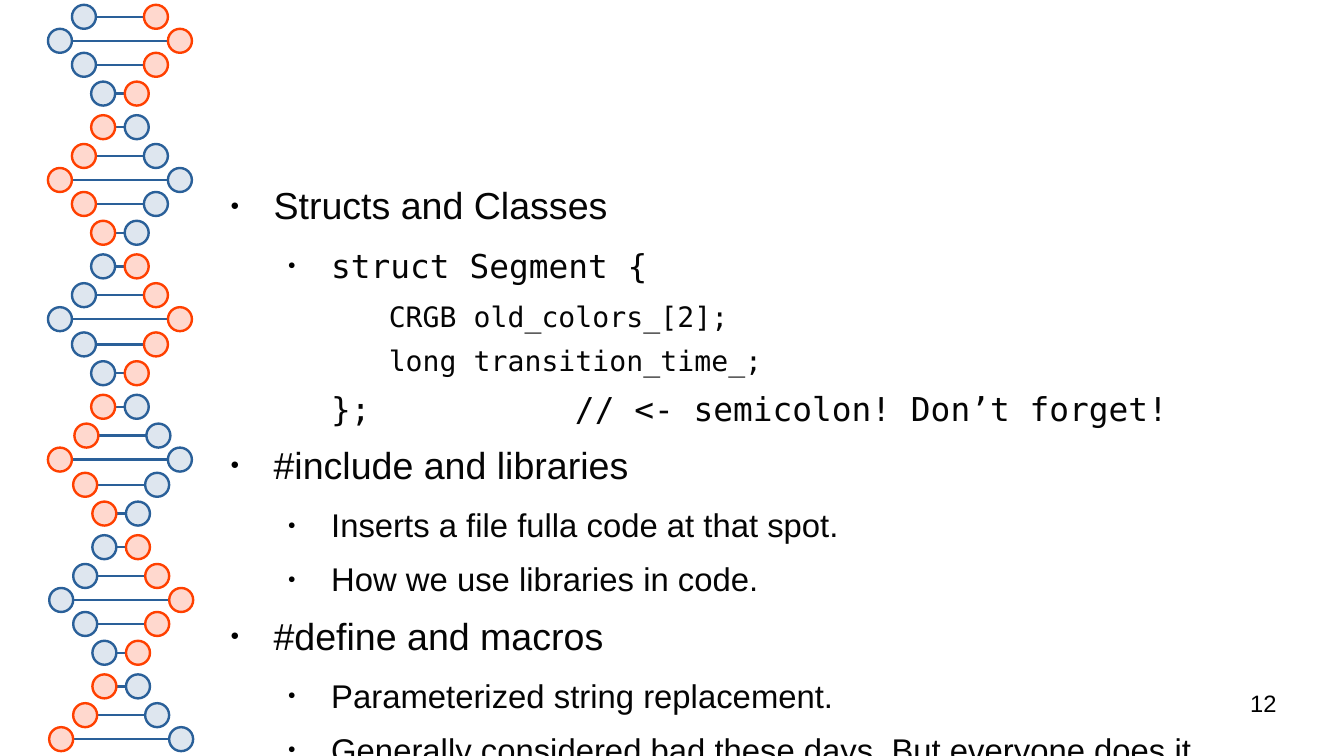
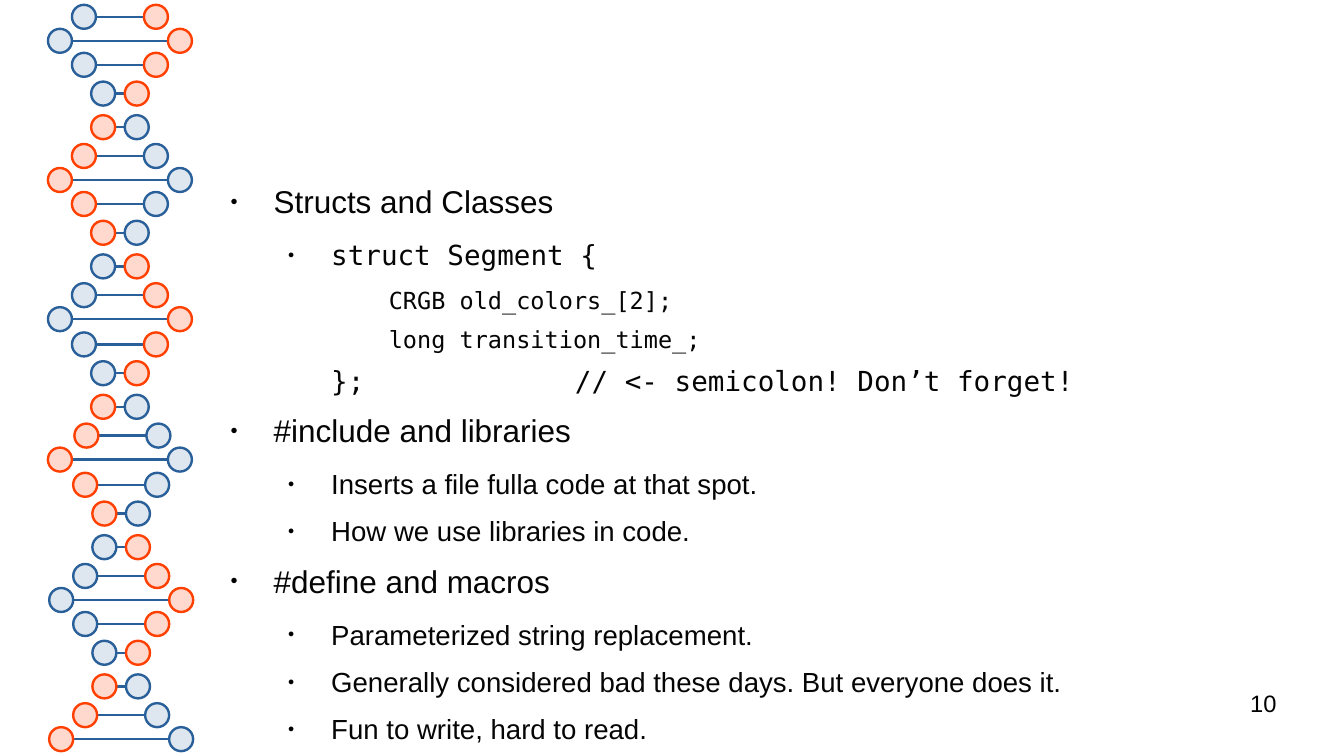
Before and after one commit to spacemeat/led_arts, a slide deck: slide 10 of toorcamp2026/preso.odp (slide 12 before the commit). Drawn at 1344x756 pixels with LibreOffice and Linux fonts; fonts in the diff are those of the drawing. Boxes give left, top, right and bottom in pixels: in the first picture for what was removed or moved away, otherwise in the second. Text is boxed around its words. In the diff, an @@ line names an element or a change of style, - is before the commit and + after.

```diff
--- a/toorcamp2026/preso.odp
+++ b/toorcamp2026/preso.odp
@@ text at (274, 190, 1073, 698): size 22.2 to 18.6 pt in "Structs and Classes", "#include and libraries", "#define and macros"; size 19.4 to 16.3 pt in "struct Segment {", "}; // <- semicolon! Don’t forget!", "Inserts a file fulla code at that ...", "How we use libraries in code." and 2 more places; size 16.6 to 13.9 pt in "CRGB old_colors_[2];", "long transition_time_;" @@
@@ text at (331, 719, 647, 743): paragraph added @@
+  ● Fun to write, hard to read.
@@ page number at (1250, 695, 1276, 713): text changed @@
-12
+10
```
Also in this commit, not shown: 8 other slides changed, 15 slides added, 3 slides removed, 2 other files.
